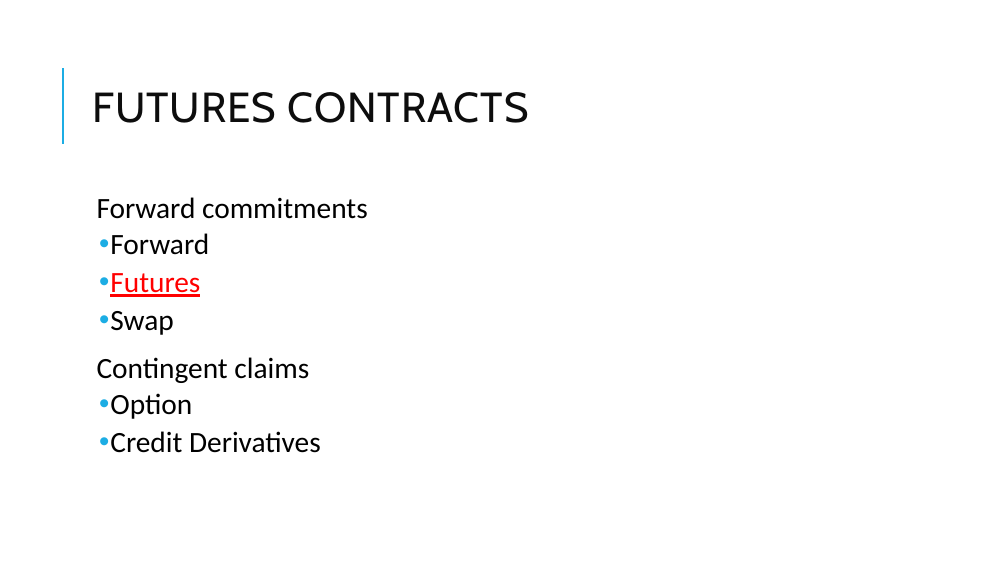
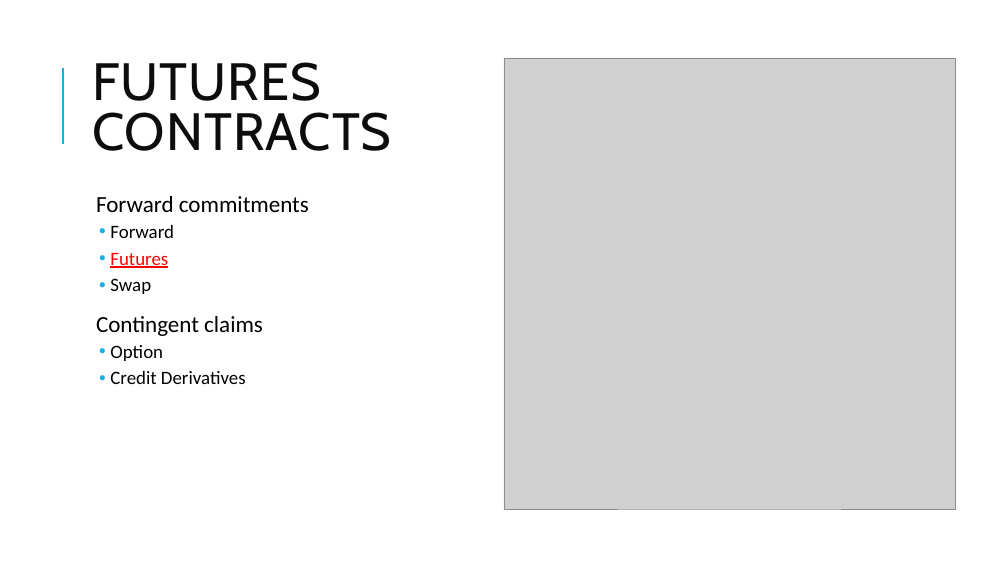
Before and after one commit to Isco0530/data, a slide deck: slide 10 of Derivatives.pptx. Drawn at 1008x567 pixels with LibreOffice and Linux fonts; fonts in the diff are those of the drawing; grey boxes stand for pictures. Boxes give left, top, right and bottom in pixels: in the first picture for what was removed or moved away, otherwise in the second. Text is boxed around its words. In the diff, an @@ line names an element or a change of style, - is before the commit and + after.

```diff
--- a/Derivatives.pptx
+++ b/Derivatives.pptx
@@ title "FUTURES CONTRACTS" at [92,62,391,151]: size 40 to 50 pt @@
@@ picture added at [504,58,956,510] @@
@@ text "Forward commitments" at [96,196,309,384]: size 28 to 22 pt in "Forward commitments", "Contingent claims"; size 28 to 18 pt in "Forward", "Futures", "Swap", "Option" and 1 more places @@
```
Also in this commit, not shown: 9 other slides changed, 1 slide added.
